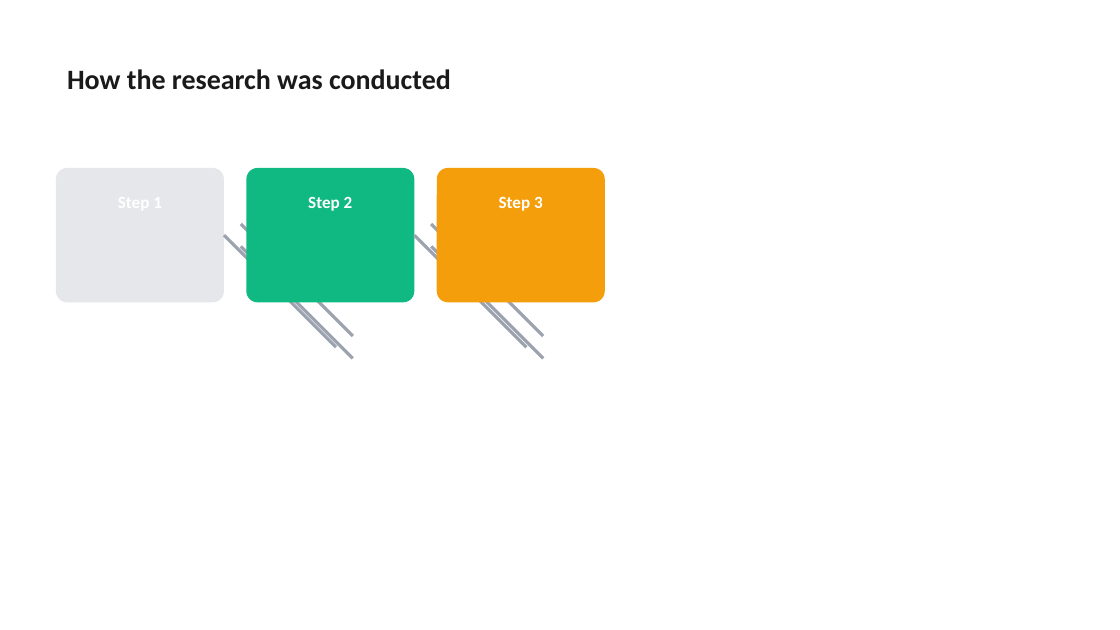
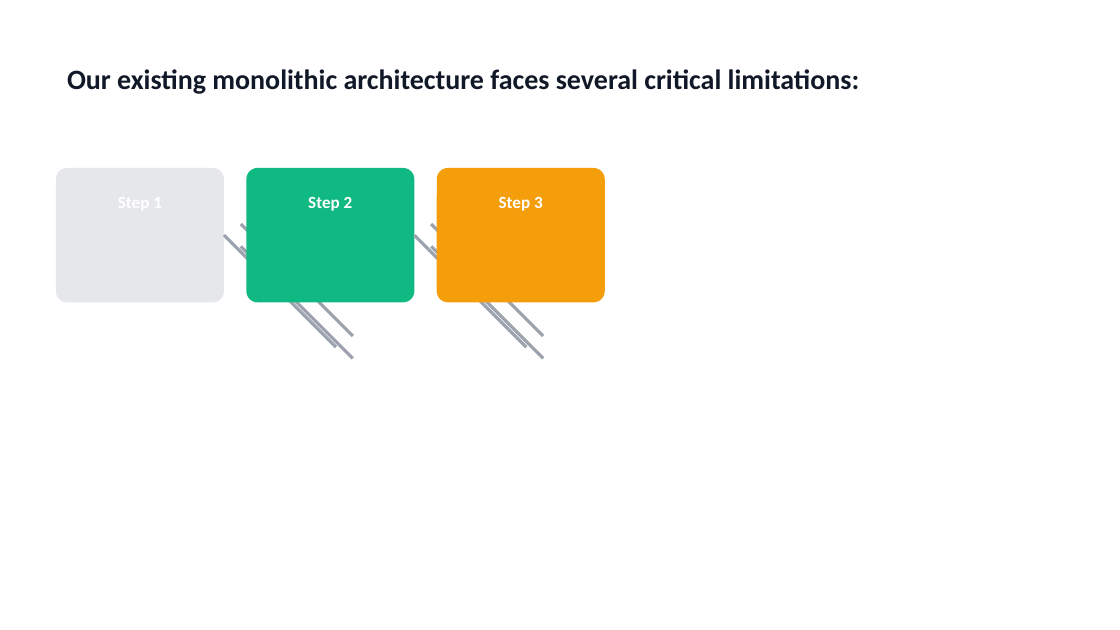
Before and after one commit to AdamYin007/Presentation-OS, a slide deck: slide 5 of examples/business-review/output.pptx. Drawn at 1120x630 pixels with LibreOffice and Linux fonts; fonts in the diff are those of the drawing. Boxes give left, top, right and bottom in pixels: in the first picture for what was removed or moved away, otherwise in the second. Text is boxed around its words. In the diff, an @@ line names an element or a change of style, - is before the commit and + after.

```diff
--- a/examples/business-review/output.pptx
+++ b/examples/business-review/output.pptx
@@ text at [67,69,860,94]: text changed; text colour #1A1A1A to #111827 @@
-How the research was conducted
+Our existing monolithic architecture faces several critical limitations:
```
Also in this commit, not shown: 6 other slides changed, 3 slides added, 3 slides removed, 1 other file.
